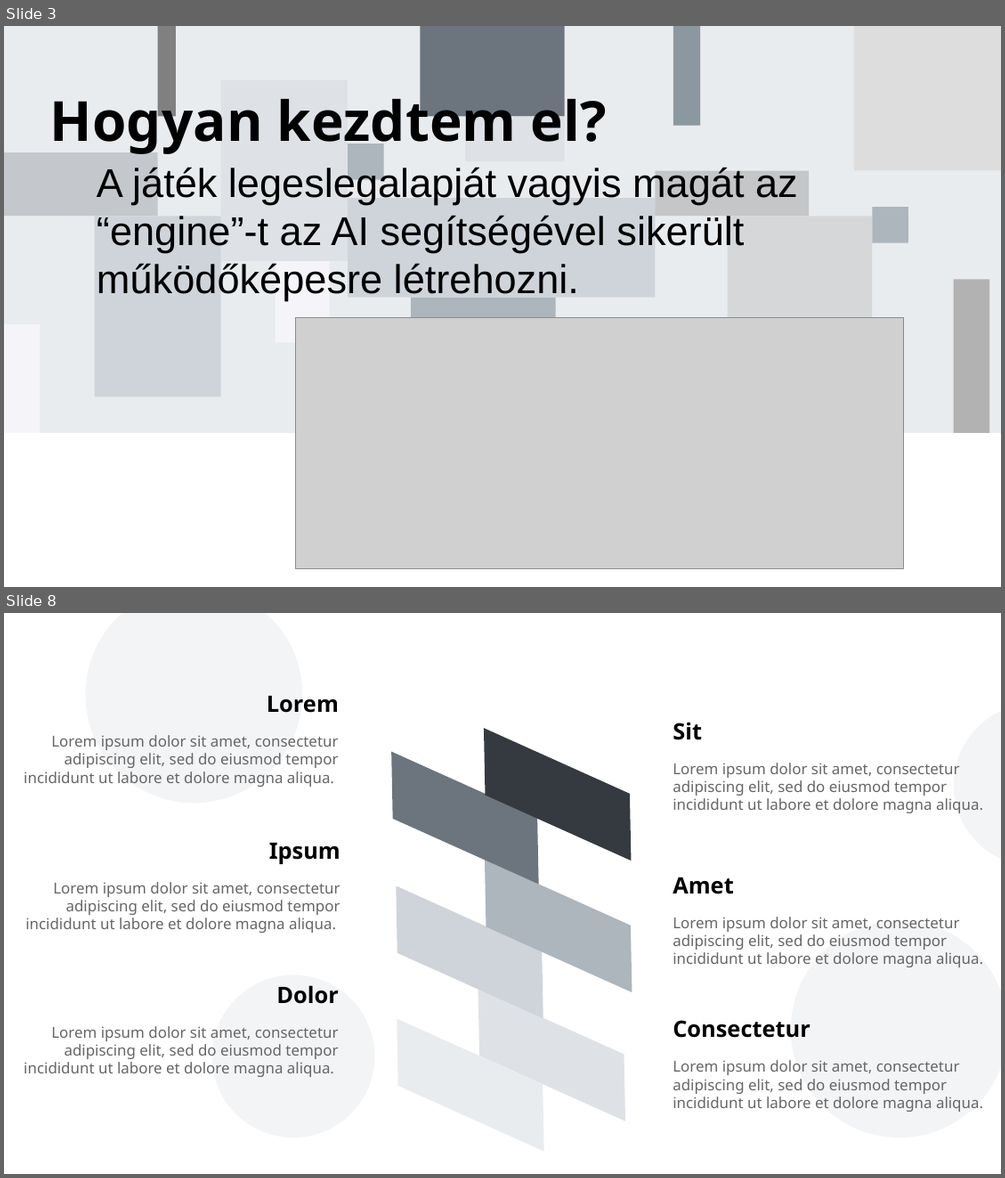
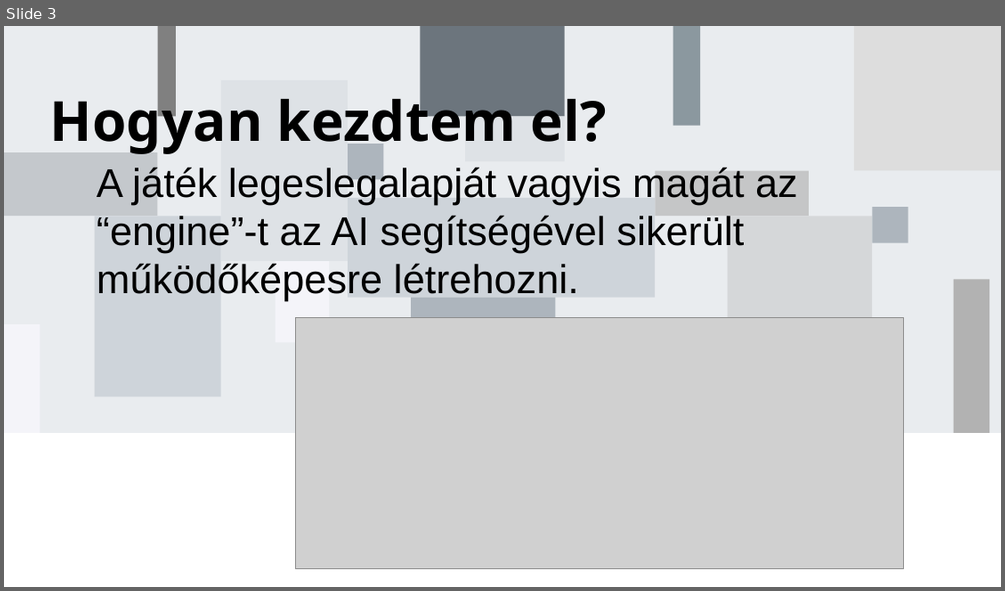
Before and after one commit to badam-dev/lvl_devil, a slide deck: lvl-devil.pptx. Shown one above the other, each under a label of ours: slides 3 and 8 before the commit, slide 3 after it; the slides between them are not shown. The pictures are 1005x1178 and 1005x591 pixels, drawn with LibreOffice and Linux fonts; fonts in the diff are those of the drawing; grey boxes stand for pictures. Boxes give left, top, right and bottom in pixels: in the first picture for what was removed or moved away, otherwise in the second. Text is boxed around its words. In the diff, an @@ line names an element or a change of style, - is before the commit and + after.

```diff
--- a/lvl-devil.pptx
+++ b/lvl-devil.pptx
@@ slide 8 removed at bbox=[4, 613, 1001, 1174], background #FFFFFF @@
@@ ellipse removed at bbox=[85, 613, 302, 803] @@
@@ text removed at bbox=[267, 696, 339, 713] @@
-Lorem
@@ ellipse removed at bbox=[954, 704, 1001, 867] @@
@@ text removed at bbox=[24, 735, 339, 787] @@
-Lorem ipsum dolor sit amet, consectetur adipiscing elit, sed do eiusmod tempor incididunt ut labore et dolore magna aliqua.
@@ text removed at bbox=[672, 722, 702, 740] @@
-Sit
@@ text removed at bbox=[672, 763, 983, 813] @@
-Lorem ipsum dolor sit amet, consectetur adipiscing elit, sed do eiusmod tempor incididunt ut labore et dolore magna aliqua.
@@ text removed at bbox=[269, 843, 340, 864] @@
-Ipsum
@@ text removed at bbox=[672, 876, 733, 894] @@
-Amet
@@ text removed at bbox=[25, 882, 340, 933] @@
-Lorem ipsum dolor sit amet, consectetur adipiscing elit, sed do eiusmod tempor incididunt ut labore et dolore magna aliqua.
@@ text removed at bbox=[672, 916, 983, 967] @@
-Lorem ipsum dolor sit amet, consectetur adipiscing elit, sed do eiusmod tempor incididunt ut labore et dolore magna aliqua.
@@ ellipse removed at bbox=[791, 921, 1001, 1137] @@
@@ ellipse removed at bbox=[212, 975, 375, 1137] @@
@@ text removed at bbox=[276, 985, 338, 1004] @@
-Dolor
@@ text removed at bbox=[24, 1026, 339, 1077] @@
-Lorem ipsum dolor sit amet, consectetur adipiscing elit, sed do eiusmod tempor incididunt ut labore et dolore magna aliqua.
@@ group removed at bbox=[391, 725, 632, 1154]: 6 parallelograms @@
@@ text removed at bbox=[672, 1020, 809, 1038] @@
-Consectetur
@@ text removed at bbox=[672, 1060, 983, 1111] @@
-Lorem ipsum dolor sit amet, consectetur adipiscing elit, sed do eiusmod tempor incididunt ut labore et dolore magna aliqua.
```
Also in this commit, not shown: 1 slide changed, 5 slides added, 8 other slides removed, 6 other files.
